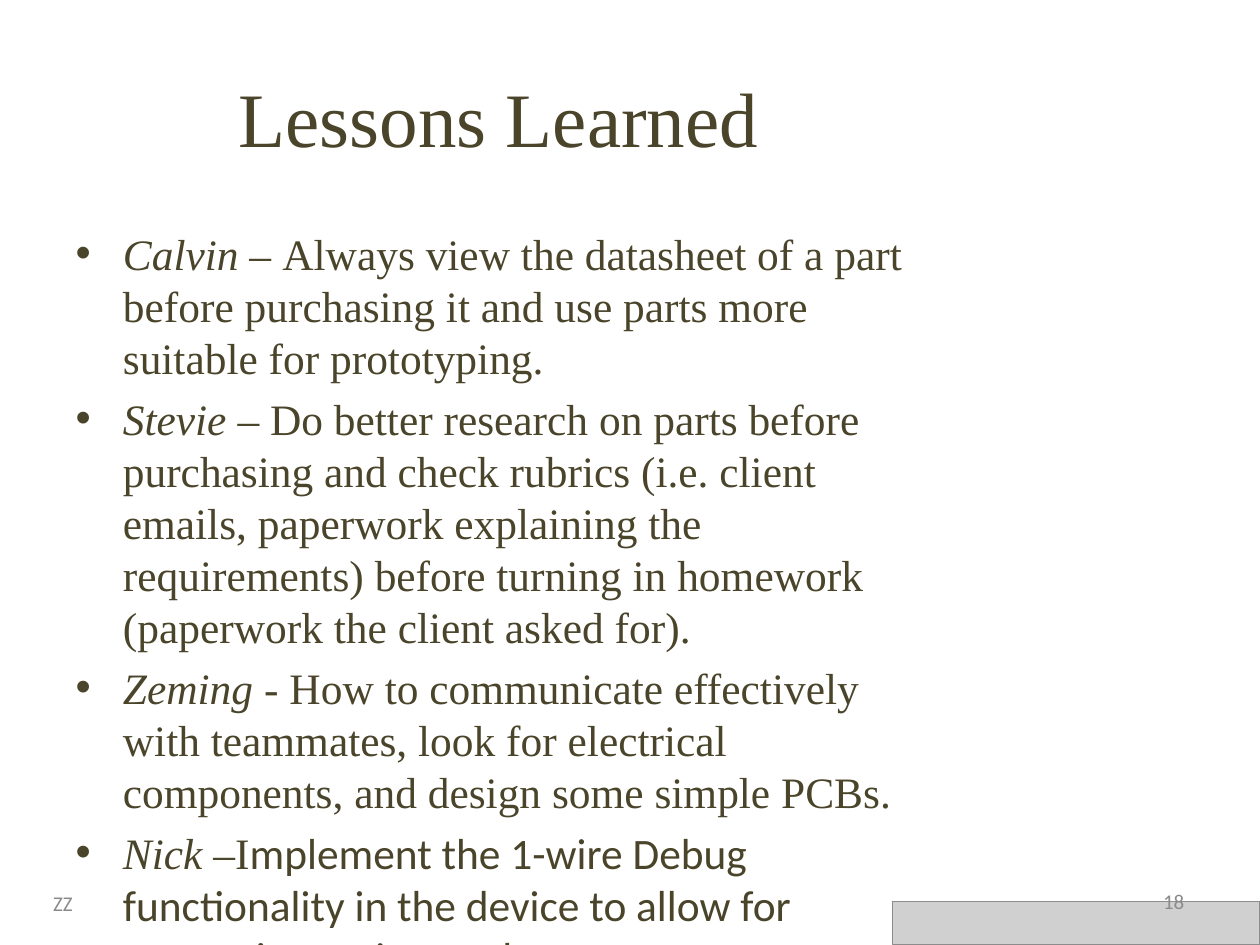
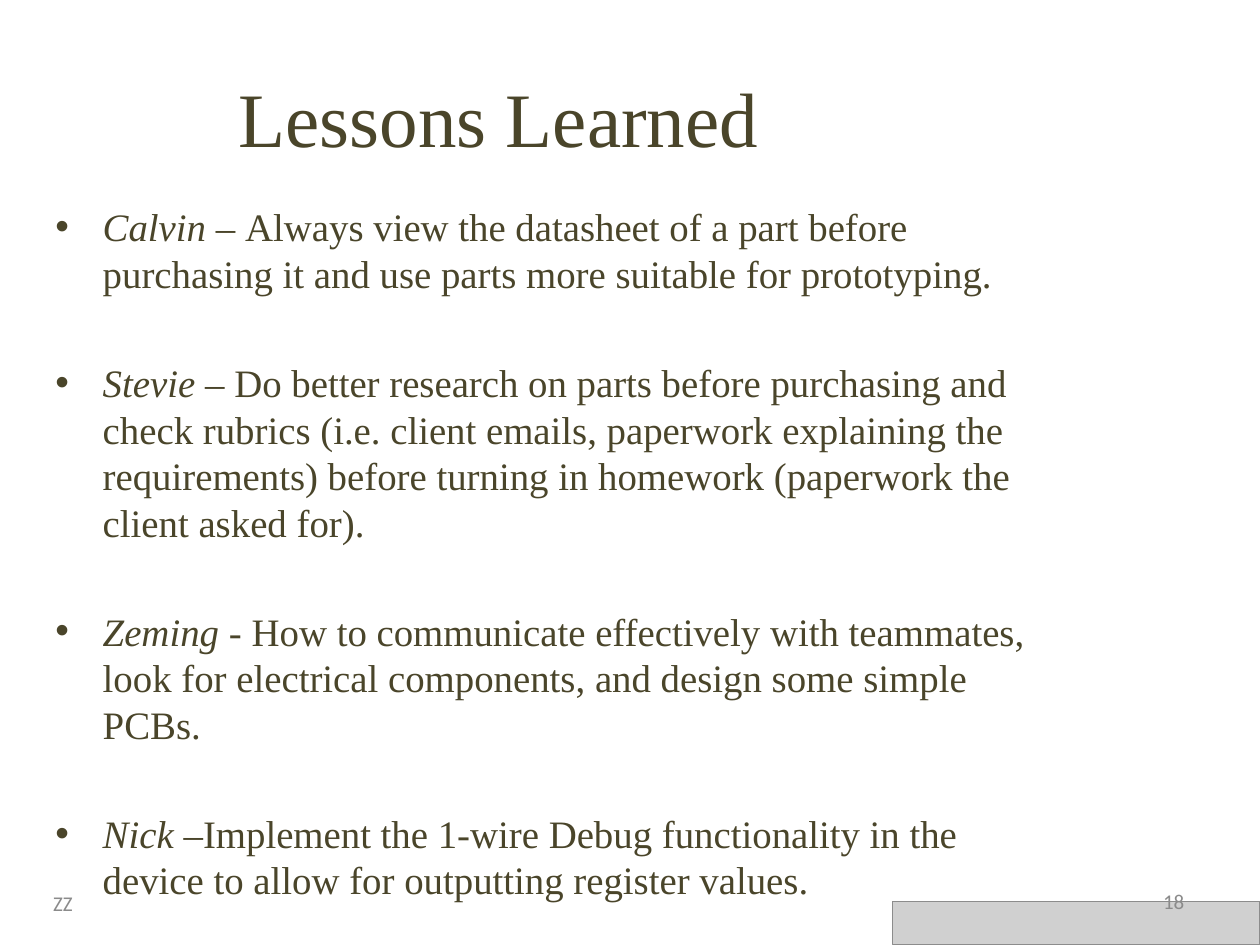
Before and after one commit to Stevie-Nicks-and-the-Xaybanha-Zhous/SelectiveBirdFeeder, a slide deck: slide 18 of Smart_Bird_Feeder_Presentation.pptx. Drawn at 1260x945 pixels with LibreOffice and Linux fonts; fonts in the diff are those of the drawing; grey boxes stand for pictures; background and template pictures are left out. Boxes give left, top, right and bottom in pixels: in the first picture for what was removed or moved away, otherwise in the second. Text is boxed around its words. In the diff, an @@ line names an element or a change of style, - is before the commit and + after.

```diff
--- a/Smart_Bird_Feeder_Presentation.pptx
+++ b/Smart_Bird_Feeder_Presentation.pptx
@@ text "Calvin – Always view the ...": place and size @@
-text "Calvin – Always view the ..." at (123, 239, 901, 928)
+text "Calvin – Always view the ..." at (103, 213, 1025, 902)
@@ text "Calvin – Always view the ..." at (103, 213, 1025, 902): size 24.8 to 22.2 pt; font Calibri to Times New Roman in "–Implement the 1-wire Debug functionality in the ..." @@
```
Also in this commit, not shown: 3 other slides changed.
